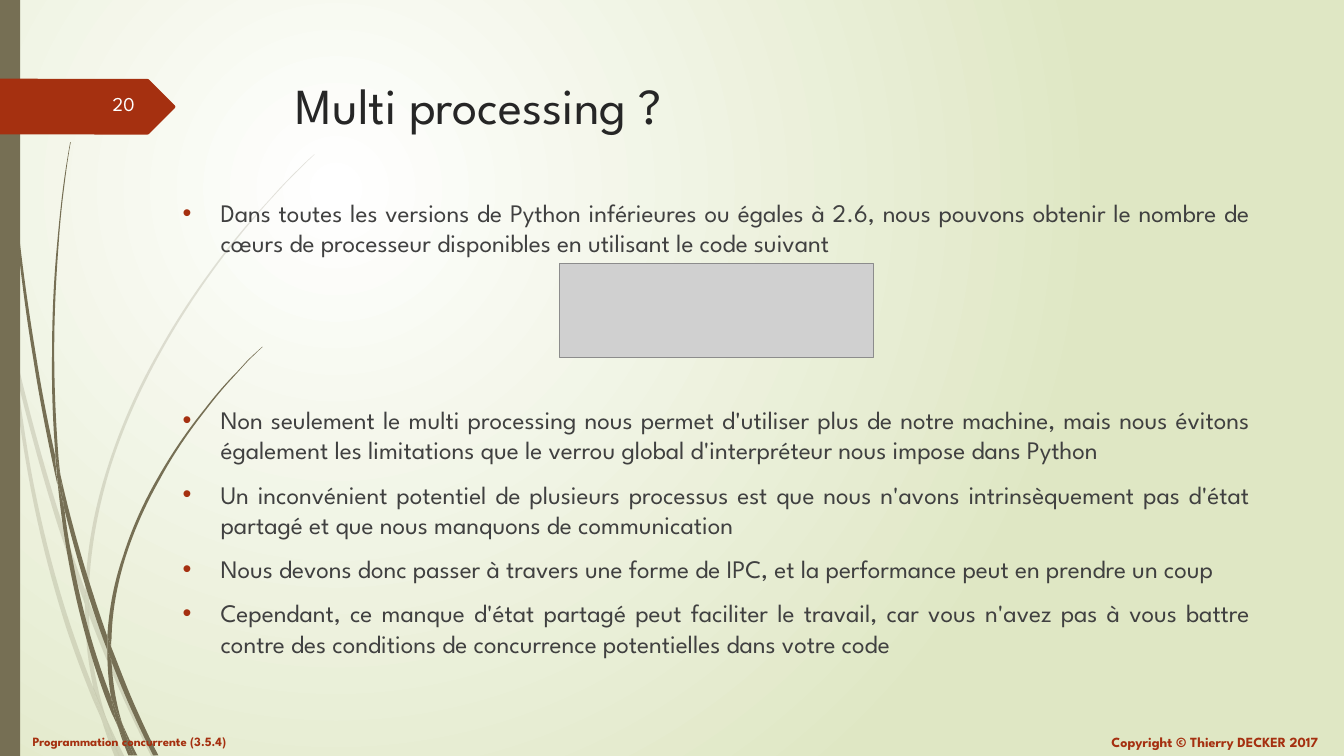
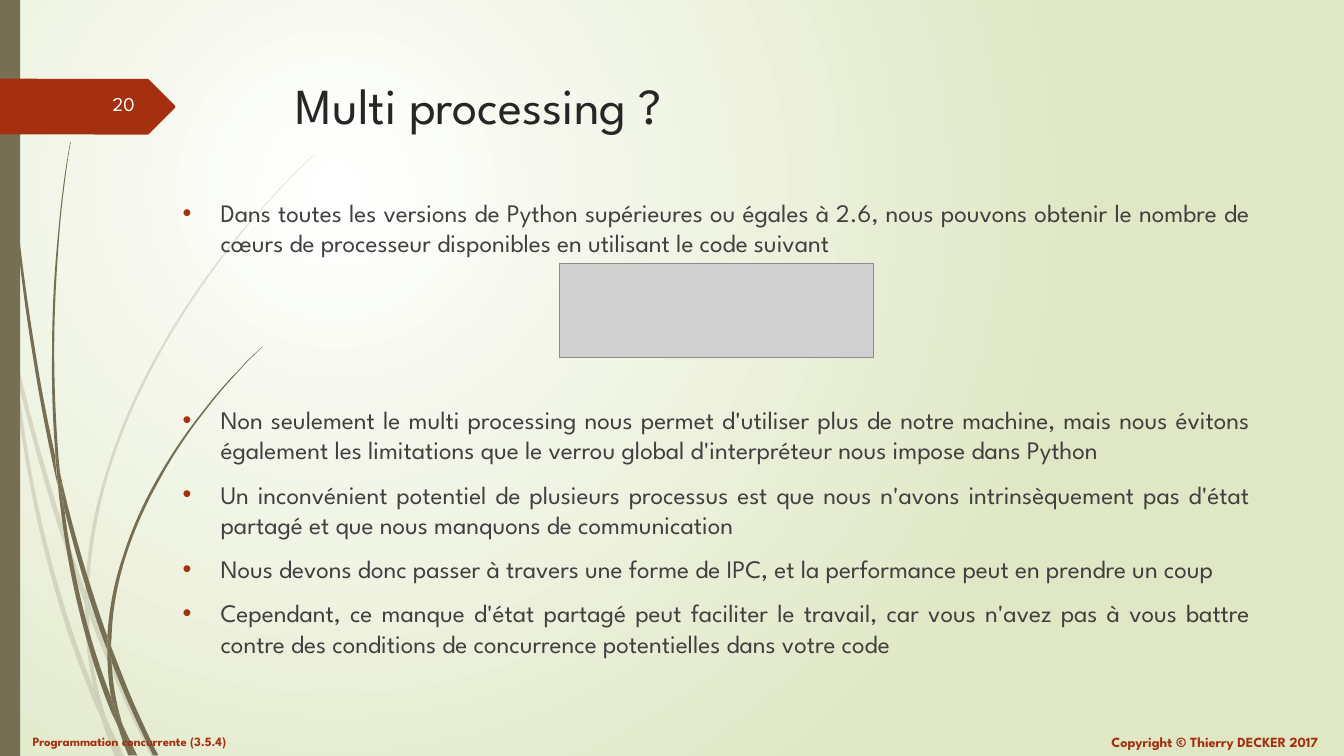
Before and after one commit to VikmanTheRacoon/learning-python, a slide deck: slide 20 of documentations/python-103.pptx. Drawn at 1344x756 pixels with LibreOffice and Linux fonts; fonts in the diff are those of the drawing; grey boxes stand for pictures. Boxes give left, top, right and bottom in pixels: in the first picture for what was removed or moved away, otherwise in the second. Text is boxed around its words. In the diff, an @@ line names an element or a change of style, - is before the commit and + after.

```diff
--- a/documentations/python-103.pptx
+++ b/documentations/python-103.pptx
@@ text at (221,204,1249,258): text changed @@
-• Dans toutes les versions de Python inférieures ou égales à 2.6, nous pouvons obtenir le nombre de cœurs de processeur disponibles en utilisant le code suivant
+• Dans toutes les versions de Python supérieures ou égales à 2.6, nous pouvons obtenir le nombre de cœurs de processeur disponibles en utilisant le code suivant
```
Also in this commit, not shown: 2 other slides changed, 13 slides added, 1 other file.
